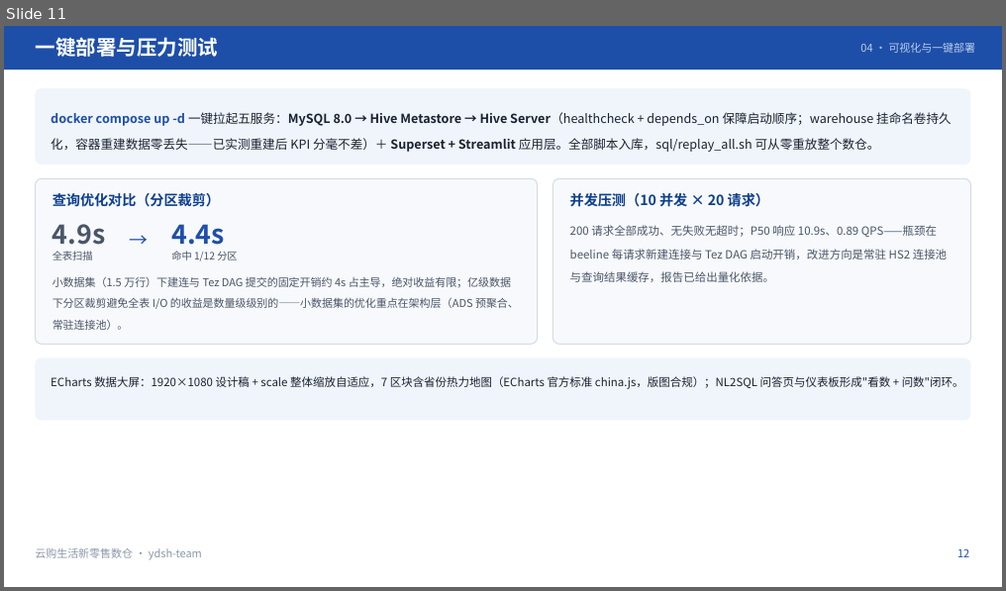
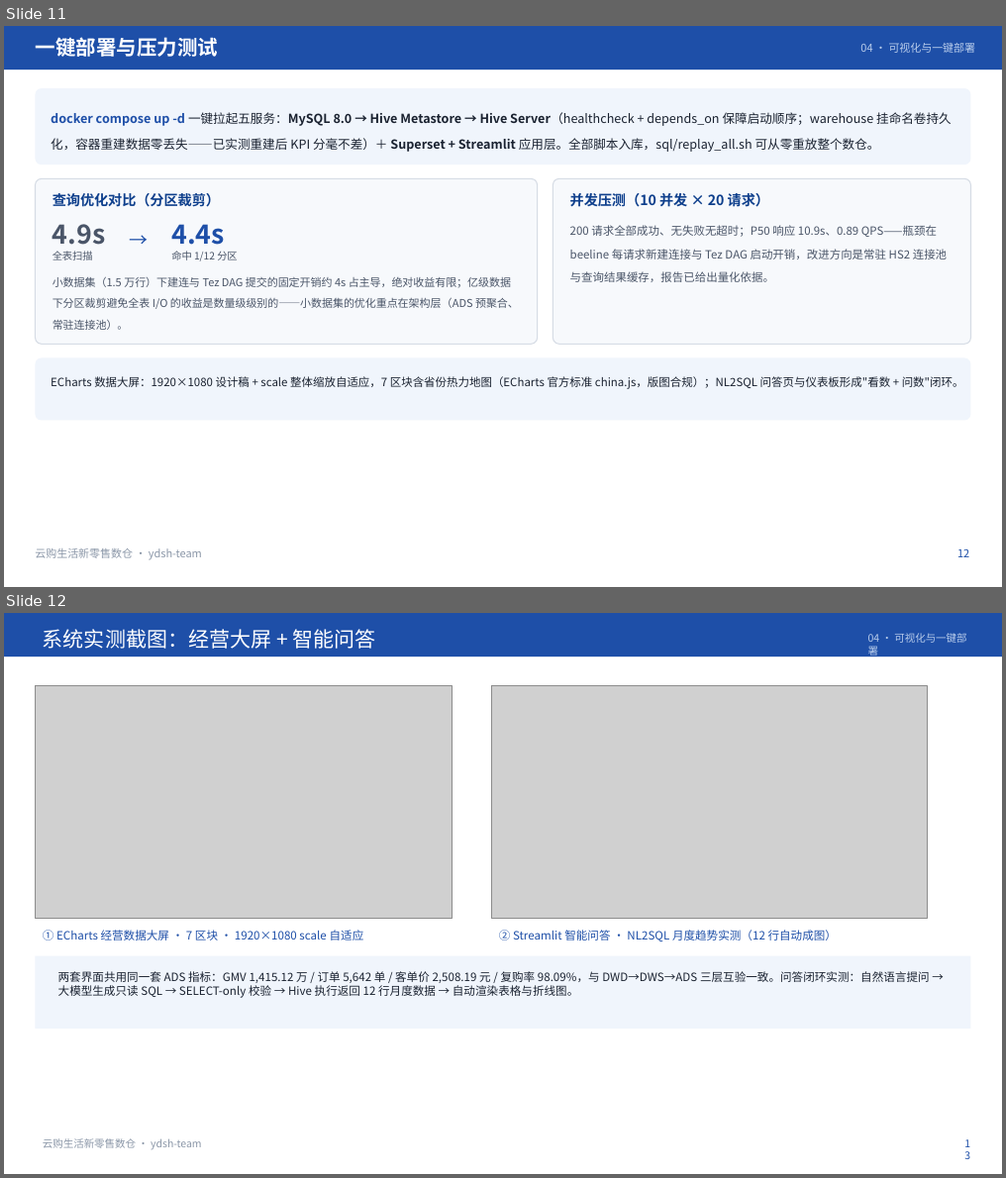
Before and after one commit to yuyu41-sg/ydsh-week5, a slide deck: 答辩演示/答辩演示.pptx. Shown one above the other, each under a label of ours: slide 11 before the commit, slides 11 and 12 after it. The pictures are 1006x591 and 1006x1178 pixels, drawn with LibreOffice and Linux fonts; fonts in the diff are those of the drawing; grey boxes stand for pictures. Boxes give left, top, right and bottom in pixels: in the first picture for what was removed or moved away, otherwise in the second. Text is boxed around its words. In the diff, an @@ line names an element or a change of style, - is before the commit and + after.

Commit message:
feat: 答辩PPT新增系统实测截图页；归档ECharts大屏与Streamlit问答截图
- 答辩演示.pptx: 新增第12页（ECharts大屏 + Streamlit NL2SQL月度趋势实测截图），后续页码同步修正
- 截图/: 03_ECharts经营大屏、04_Streamlit问答SQL与结果表、05_Streamlit问答月度趋势折线图
- 同步更新 第5周_提交.zip 内容口径（19个文件）

```diff
--- a/答辩演示/答辩演示.pptx
+++ b/答辩演示/答辩演示.pptx
@@ slide 12 added at bbox=[4, 613, 1002, 1174], background #FFFFFF @@
@@ rectangle added at bbox=[4, 613, 1002, 657], fill #1E4FA8 @@
@@ text added at bbox=[43, 629, 376, 649], 20 pt, text #FFFFFF @@
+系统实测截图：经营大屏 + 智能问答
@@ text added at bbox=[868, 633, 966, 658], 10 pt, text #B8CCEB @@
+04 · 可视化与一键部署
@@ picture added at bbox=[36, 685, 451, 919] @@
@@ picture added at bbox=[491, 685, 927, 919] @@
@@ text added at bbox=[43, 930, 364, 941], 11 pt, text #1E4FA8 @@
+① ECharts 经营数据大屏 · 7 区块 · 1920×1080 scale 自适应
@@ text added at bbox=[499, 930, 837, 942], 11 pt, text #1E4FA8 @@
+② Streamlit 智能问答 · NL2SQL 月度趋势实测（12 行自动成图）
@@ rectangle added at bbox=[36, 956, 971, 1029], fill #F0F5FC @@
@@ text added at bbox=[58, 971, 930, 998], 11 pt, text #1A2230 @@
+两套界面共用同一套 ADS 指标：GMV 1,415.12 万 / 订单 5,642 单 / 客单价 2,508.19 元 / 复购率 98.09%，与 DWD→DWS→ADS 三层互验一致。问答闭环实测：自然语言提问 → 大模型生成只读 SQL → SELECT-only 校验 → Hive 执行返回 12 行月度数据 → 自动渲染表格与折线图。
@@ text added at bbox=[43, 1139, 202, 1151], 10 pt, text #8B97A8 @@
+云购生活新零售数仓 · ydsh-team
@@ text added at bbox=[957, 1134, 973, 1148], 10 pt, text #1E4FA8 @@
+13
```
Also in this commit, not shown: 1 slide changed, 3 other files.
